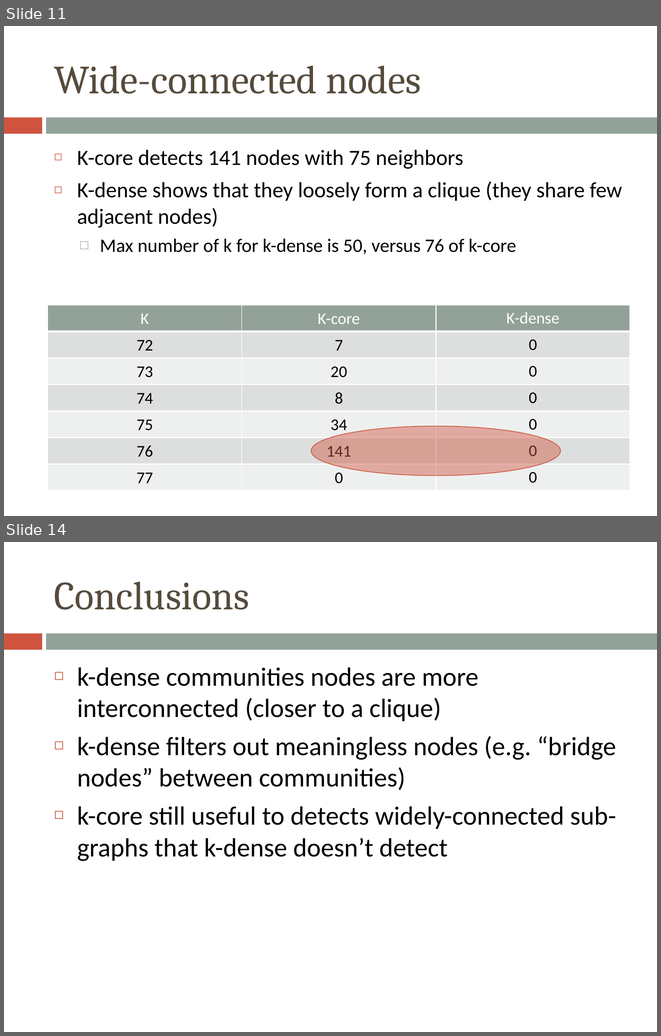
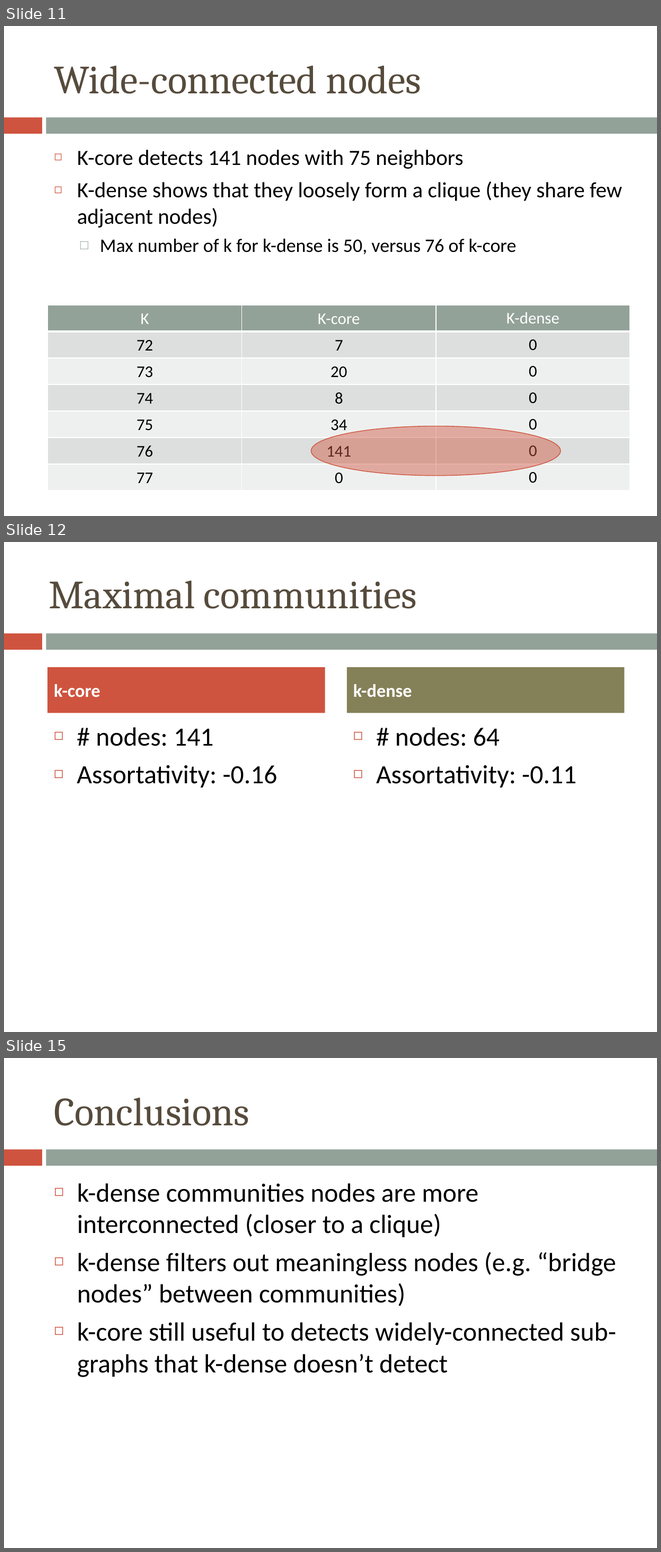
Before and after one commit to morellid/k-dense, a slide deck: presentation/kcore-kdense.pptx. Shown one above the other, each under a label of ours: slides 11 and 14 before the commit, slides 11, 12 and 15 after it; the slides between them are not shown. The pictures are 661x1036 and 661x1552 pixels, drawn with LibreOffice and Linux fonts; fonts in the diff are those of the drawing. Boxes give left, top, right and bottom in pixels: in the first picture for what was removed or moved away, otherwise in the second. Text is boxed around its words. In the diff, an @@ line names an element or a change of style, - is before the commit and + after.

Commit message:
added assortativity in presentation

```diff
--- a/presentation/kcore-kdense.pptx
+++ b/presentation/kcore-kdense.pptx
@@ slide 12 added at <box>4,542,657,1032</box>, background #FFFFFF; not listed: 2 template elements that a slide beside it also shows @@
@@ title added at <box>49,580,417,609</box>, 44 pt, text #564B3C @@
+Maximal communities
@@ text added at <box>48,668,325,713</box>, fill #CF543F, 20 pt, text #FFFFFF, bold @@
+k-core
@@ text added at <box>347,668,624,713</box>, fill #848058, 20 pt, text #FFFFFF, bold @@
+k-dense
@@ text added at <box>77,727,277,787</box>, 29 pt, text #000000 @@
+◻ # nodes: 141
+◻ Assortativity: -0.16
@@ text added at <box>376,727,576,787</box>, 29 pt, text #000000 @@
+◻ # nodes: 64
+◻ Assortativity: -0.11
@@ what was slide 14 is now slide 15 @@
```
Also in this commit, not shown: 1 slide changed.
